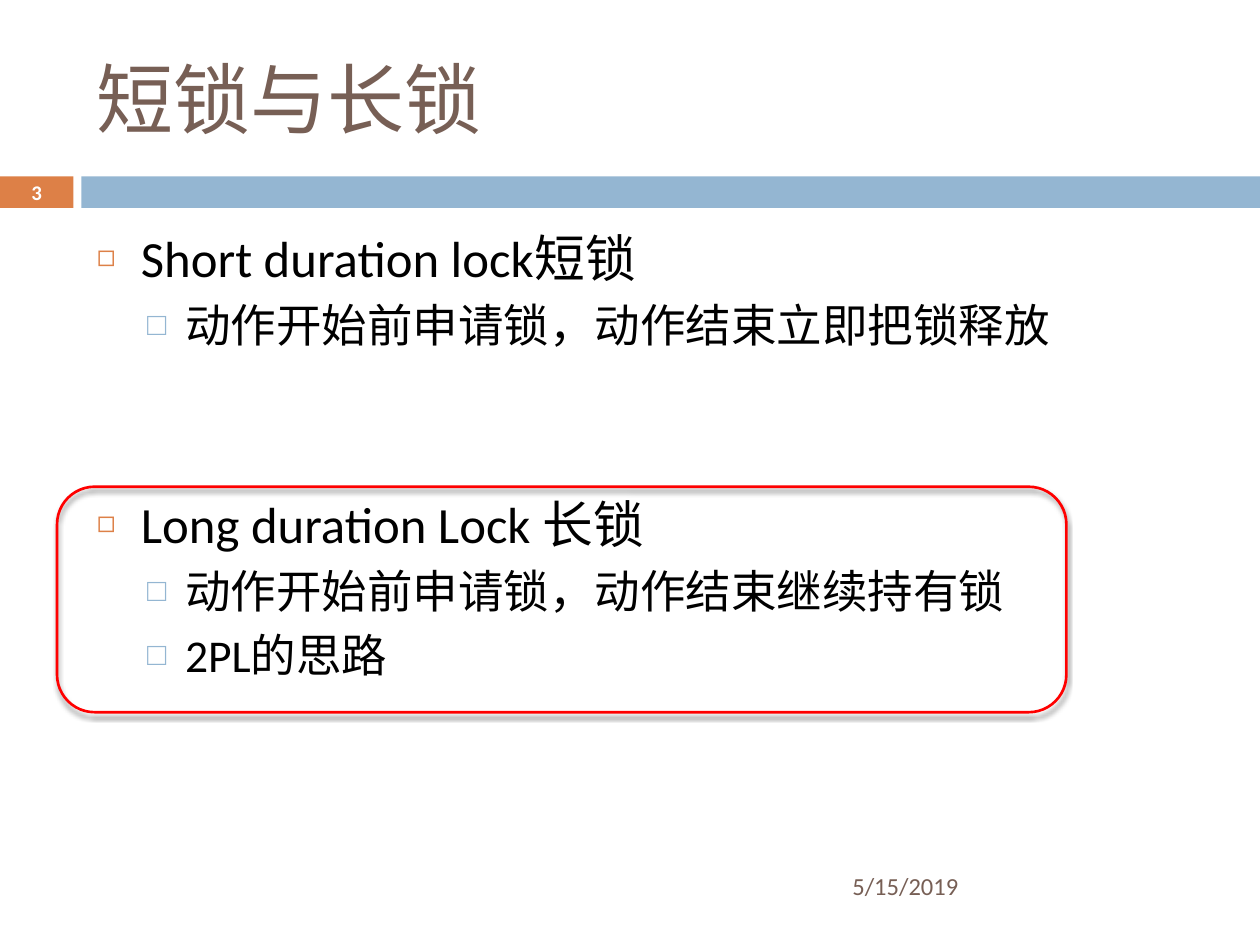
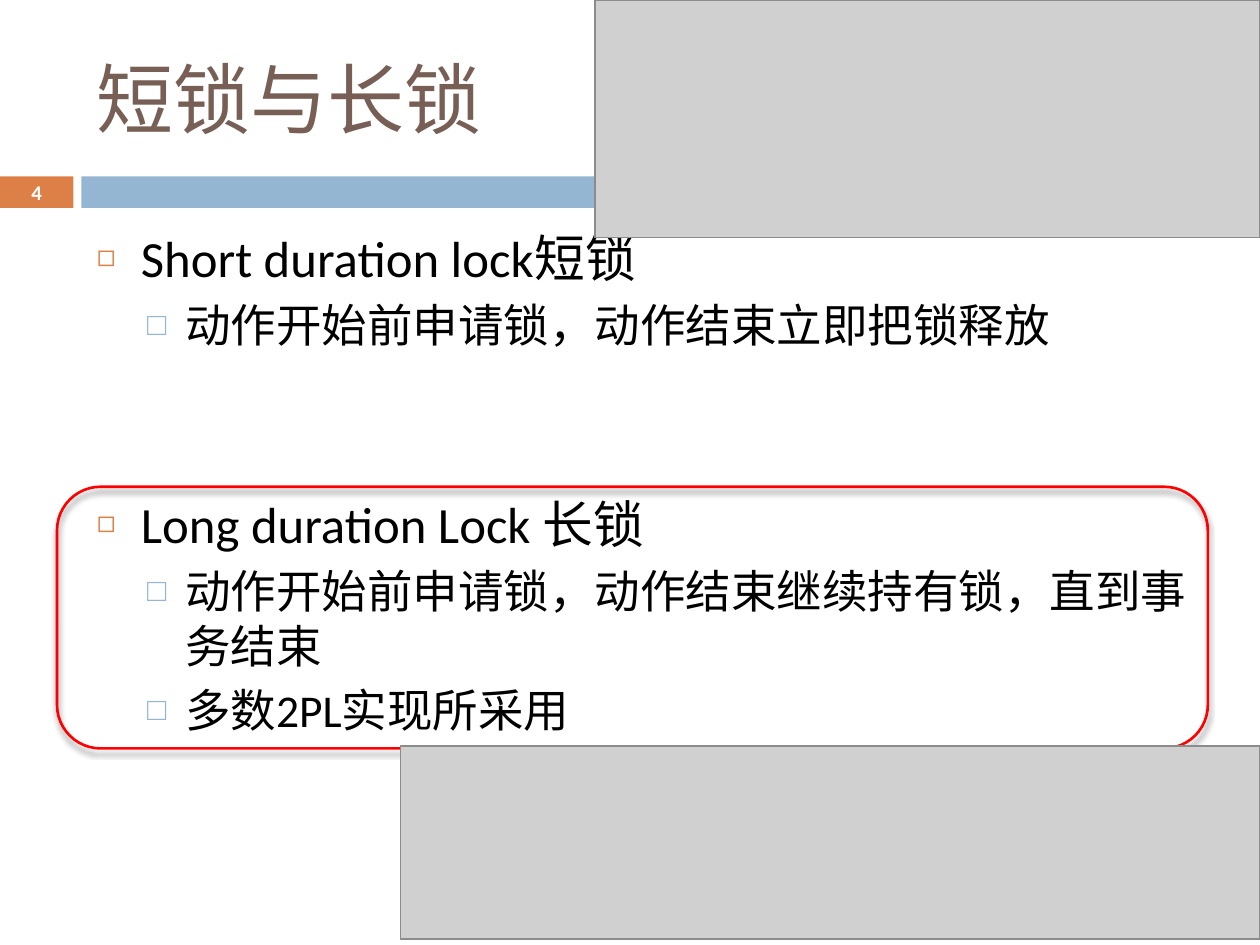
Before and after one commit to ZhangZihao270/DaSE_DBMS_Implemention, a slide deck: slide 4 of 并发控制/cc_lock/sildes/cc_lock.pptx (slide 3 before the commit). Drawn at 1260x945 pixels with LibreOffice and Linux fonts; fonts in the diff are those of the drawing; grey boxes stand for pictures; background and template pictures are left out. Boxes give left, top, right and bottom in pixels: in the first picture for what was removed or moved away, otherwise in the second. Text is boxed around its words. In the diff, an @@ line names an element or a change of style, - is before the commit and + after.

```diff
--- a/并发控制/cc_lock/sildes/cc_lock.pptx
+++ b/并发控制/cc_lock/sildes/cc_lock.pptx
@@ picture added at bbox=[595, 0, 1260, 237] @@
@@ page number at bbox=[31, 186, 42, 200]: text changed @@
-3
+4
@@ rounded rectangle: place and size @@
-rounded rectangle at bbox=[57, 486, 1066, 712]
+rounded rectangle at bbox=[57, 486, 1207, 748]
@@ text at bbox=[185, 569, 1186, 731]: text changed @@
-  □ 动作开始前申请锁，动作结束继续持有锁
-  □ 2PL的思路
+  □ 动作开始前申请锁，动作结束继续持有锁，直到事务结束
+  □ 多数2PL实现所采用
@@ picture added at bbox=[401, 746, 1260, 939] @@
@@ text removed at bbox=[852, 878, 958, 896] @@
-5/15/2019
```
Also in this commit, not shown: 12 other slides changed, 30 other files.
